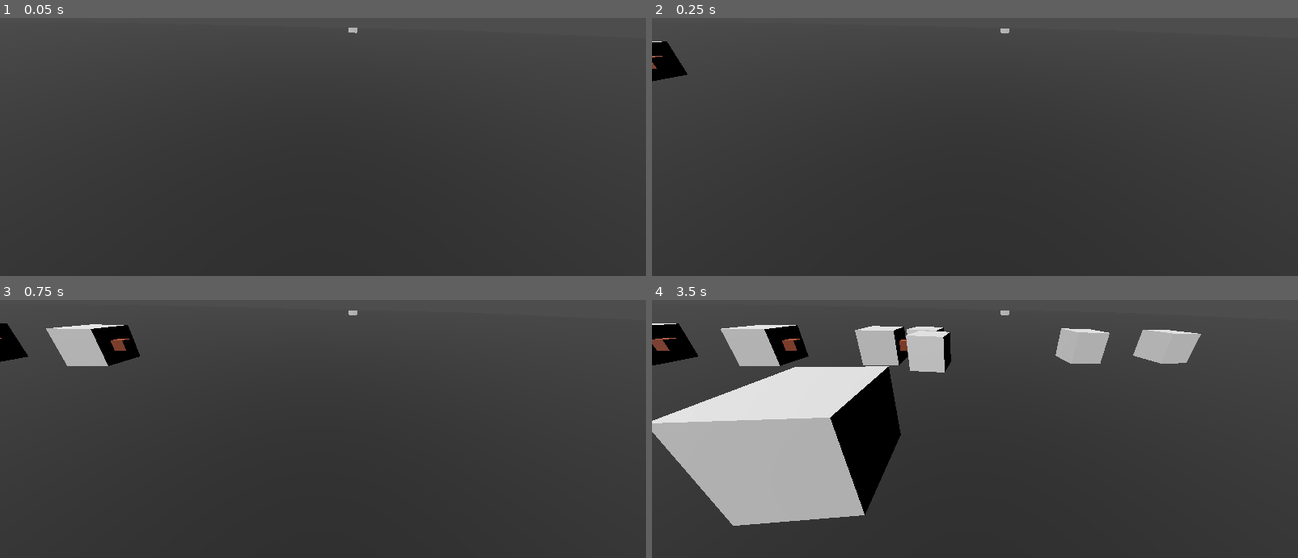
Above: before the commit, frames 1-4 (two rows, left to right).
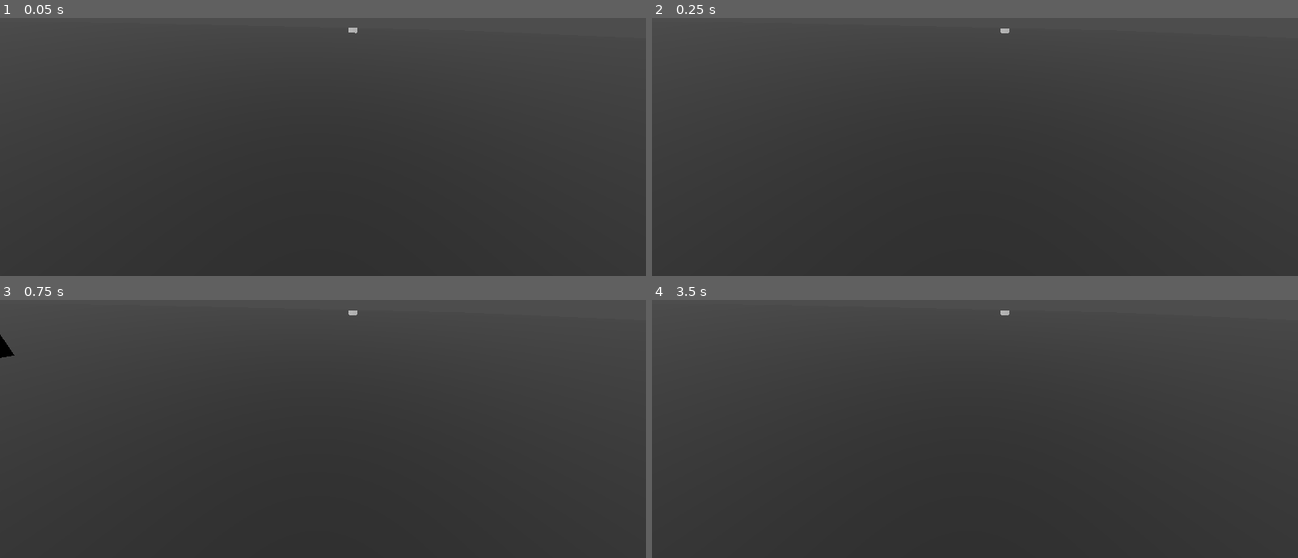
Above: after the commit, the same moments.

Repository: mulboor/kruispuntsimulatie
Game: Godot game, scene res://scenes/spaces/main.tscn
Same seed, same stepped clock (60 frames per second), same inputs: the game is played once before the commit and once after it.
Inputs:
- Up to frame 1 (0.05 s): no input
- Up to frame 2 (0.25 s): no input
- Up to frame 3 (0.75 s): no input
- Up to frame 4 (3.5 s): no input

Frame 1 is identical in both runs. In frame 2, 0.6% of the frame differs, in the area x 0-6%, y 9-25%; in frame 3, 2.1%; in frame 4, 24%, in the area x 0-85%, y 9-88%.

Commit message:
path_follow.gd update

Diff:
--- a/scenes/components/car.tscn
+++ b/scenes/components/car.tscn
@@ -19,12 +19,11 @@
 script = ExtResource("2_m5yyp")
 inital_state = NodePath("FollowPath")
 
-[node name="FollowPath" type="Node" parent="Statemachine" node_paths=PackedStringArray("user_vars", "visioncone", "rigidbody", "road_user")]
+[node name="FollowPath" type="Node" parent="Statemachine" node_paths=PackedStringArray("user_vars", "visioncone", "rigidbody")]
 script = ExtResource("2_6b7u3")
 user_vars = NodePath("../..")
 visioncone = NodePath("../../Visioncone")
 rigidbody = NodePath("../../RigidBody3D")
-road_user = NodePath("../..")
 
 [node name="Crash" type="Node" parent="Statemachine" node_paths=PackedStringArray("rigidbody", "road_user")]
 script = ExtResource("4_ocaxt")
--- a/scripts/states/follow_path.gd
+++ b/scripts/states/follow_path.gd
@@ -7,12 +7,9 @@
 
 @export var rigidbody: RigidBody3D
 
-@export var road_user: Node3D
-
 @onready var follow_path: bool
 
 @onready var current_speed: float
-@onready var current_reaction_time: float
 
 func enter() -> void:
 	user_vars.path_follow.loop = false
@@ -23,51 +20,30 @@
 	rigidbody.max_contacts_reported = 10
 	rigidbody.body_entered.connect(on_body_entered)
 
+	visioncone.non_ground_hit.connect(on_non_ground_hit)
+
 	follow_path = true
 
 func physics_update(_delta: float) -> void:
-	if follow_path:
-		accelerate()
-	else:
-		current_reaction_time -= _delta
-		deccelerate()
-
-	# Zet de positie van de auto gelijk aan die van de path_follow.
-	# Niet op de y want dan zou het de grond in gaan.
-	road_user.global_position.z = user_vars.path_follow.global_position.z
-	road_user.global_position.x = user_vars.path_follow.global_position.x
-	road_user.global_rotation = user_vars.path_follow.global_rotation
-
-	# Verwijder de auto als het pad voltooid is
-	if user_vars.path_follow.progress_ratio >= 0.99:
-		road_user.queue_free()
-
-func accelerate() -> void:
 	# Laat snelheid toenemen tot de max_speed
 	if current_speed < user_vars.max_speed:
 		current_speed += user_vars.accel
 	else:
 		current_speed = user_vars.max_speed
 
-	# Laat de pahtfollow over het pad lopen.
-	user_vars.path_follow.progress += current_speed
+	# Zet de positie van de auto gelijk aan die van de path_follow.
+	# Niet op de y want dan zou het de grond in gaan.
+	user_vars.global_position.z = user_vars.path_follow.global_position.z
+	user_vars.global_position.x = user_vars.path_follow.global_position.x
+	user_vars.global_rotation = user_vars.path_follow.global_rotation
 
-func deccelerate() -> void:
-	if current_reaction_time <= 0:
-			current_speed -= user_vars.deccel
-			if current_speed > 0:
-				user_vars.path_follow.progress += current_speed
+	# Verwijder de auto als het pad voltooid is
+	if user_vars.path_follow.progress_ratio >= 1:
+		user_vars.queue_free()
 
 func on_body_entered(body: Node) -> void:
 	if body.name != "Ground":
 		Transitioned.emit(self, "Crash")
 
-func on_objects_spotted(bodies: Array[CollisionObject3D]) -> void:
-	for body in bodies:
-		if is_instance_valid(body):
-			if body.name != "Ground":
-				follow_path = false
-				break
-
-	if bodies.is_empty():
-		follow_path = true
+func on_non_ground_hit(bode: Node) -> void:
+	Transitioned.emit(self, "brake")
